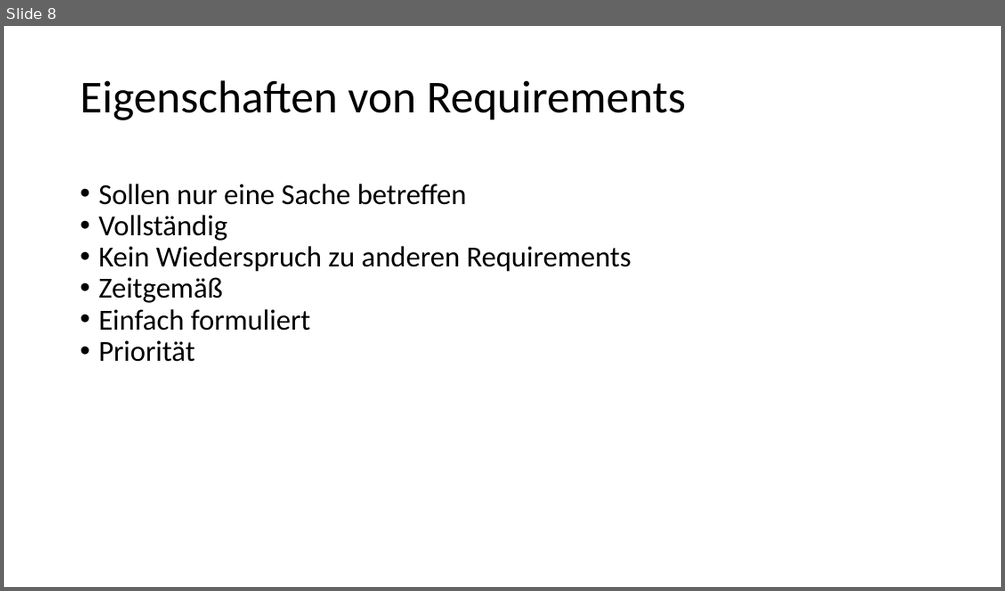
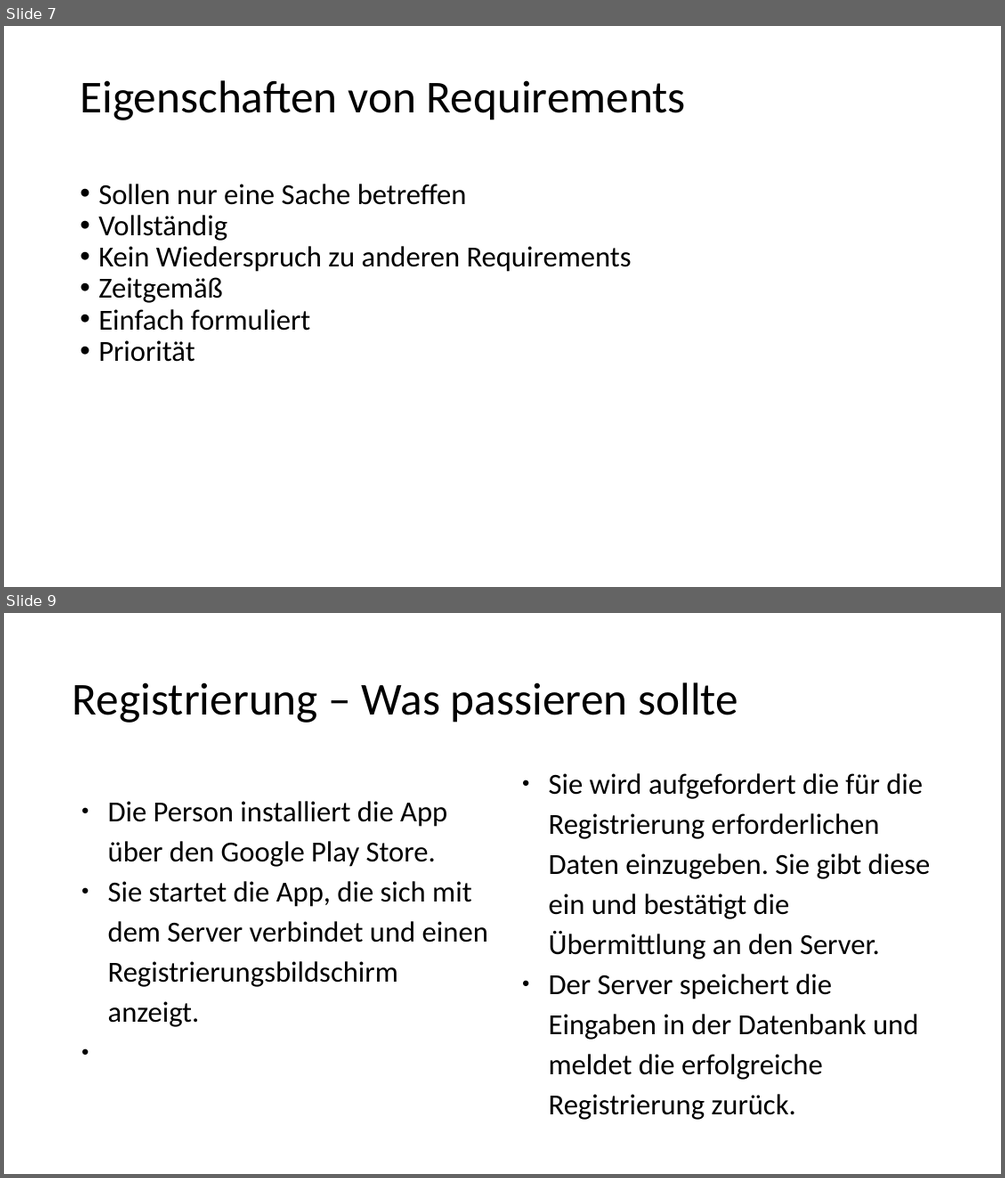
Before and after one commit to rkleee/seGruppeH, a slide deck: Präsi_Requirements-RebeccaTest.pptx. Shown one above the other, each under a label of ours: slide 8 before the commit, slides 7 and 9 after it; the slides between them are not shown. The pictures are 1005x591 and 1005x1178 pixels, drawn with LibreOffice and Linux fonts; fonts in the diff are those of the drawing. Boxes give left, top, right and bottom in pixels: in the first picture for what was removed or moved away, otherwise in the second. Text is boxed around its words. In the diff, an @@ line names an element or a change of style, - is before the commit and + after.

```diff
--- a/Präsi_Requirements-RebeccaTest.pptx
+++ b/Präsi_Requirements-RebeccaTest.pptx
@@ slide 9 added at [4,613,1001,1174], background #FFFFFF @@
@@ text added at [73,682,738,722], 44 pt, text #000000 @@
+Registrierung – Was passieren sollte
@@ text added at [549,773,930,1119], 28 pt, text #000000 @@
+● Sie wird aufgefordert die für die Registrierung erforderlichen Daten einzugeben. Sie gibt diese ein und bestätigt die Übermittlung an den Server.
+● Der Server speichert die Eingaben in der Datenbank und meldet die erfolgreiche Registrierung zurück.
@@ text added at [108,801,488,1027], 28 pt, text #000000 @@
+● Die Person installiert die App über den Google Play Store.
+● Sie startet die App, die sich mit dem Server verbindet und einen Registrierungsbildschirm anzeigt.
@@ what was slide 8 is now slide 7 @@
```
Also in this commit, not shown: 3 other slides added, 2 slides removed, 4 other files.
